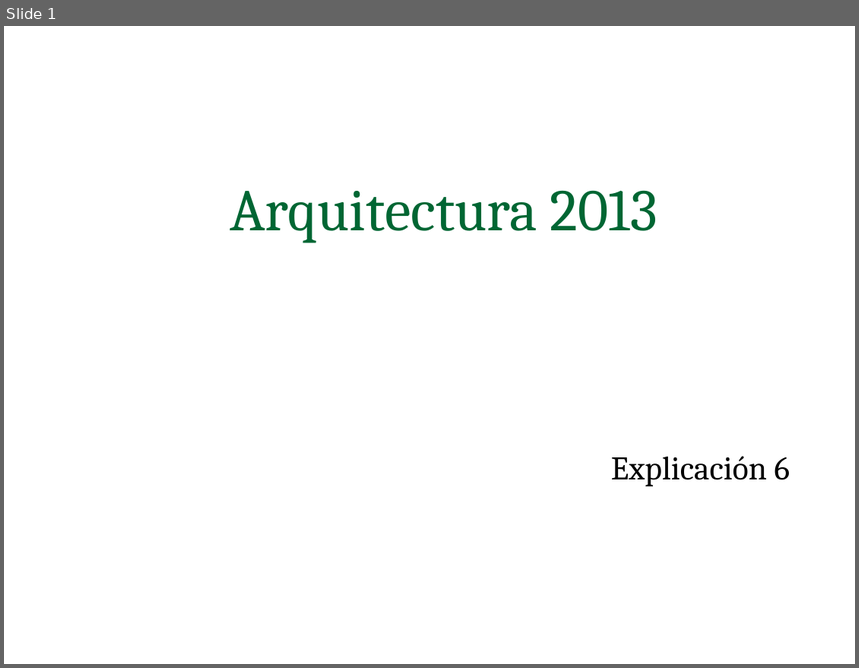
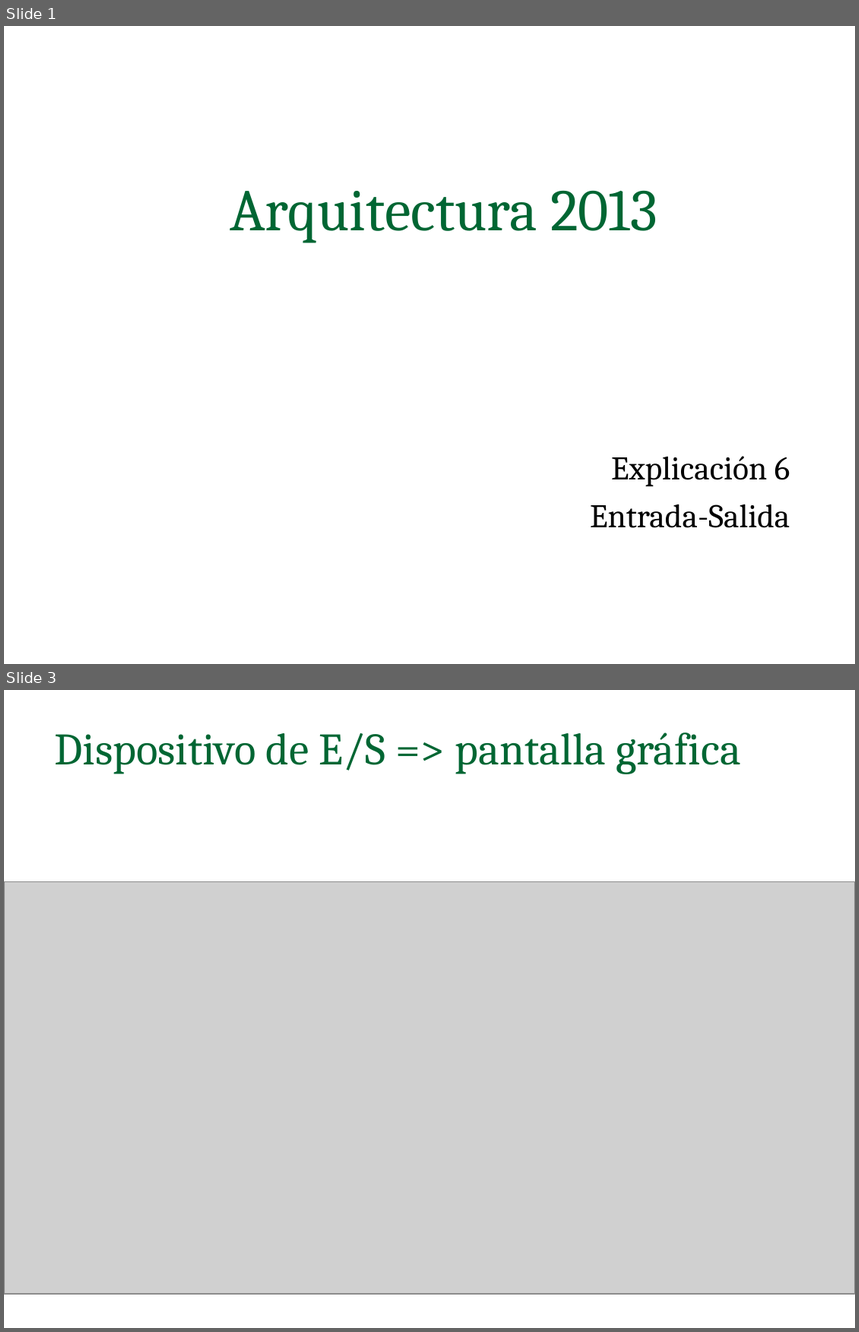
Before and after one commit to facundoq/facundoq.github.io, a slide deck: unlp/arq/clases/clase6.ppt. Shown one above the other, each under a label of ours: slide 1 before the commit, slides 1 and 3 after it; the slides between them are not shown. The pictures are 859x668 and 859x1332 pixels, drawn with LibreOffice and Linux fonts; fonts in the diff are those of the drawing; grey boxes stand for pictures. Boxes give left, top, right and bottom in pixels: in the first picture for what was removed or moved away, otherwise in the second. Text is boxed around its words. In the diff, an @@ line names an element or a change of style, - is before the commit and + after.

```diff
--- a/unlp/arq/clases/clase6.ppt
+++ b/unlp/arq/clases/clase6.ppt
@@ slide 3 added at [4,690,855,1328], background #FFFFFF @@
@@ text added at [55,733,741,774], 38 pt, text #006633 @@
+Dispositivo de E/S => pantalla gráfica
@@ picture added at [4,882,855,1294] @@
@@ slide 1 changed as well @@
@@ text at [590,504,790,528]: paragraph added @@
+Entrada-Salida
```
Also in this commit, not shown: 8 other slides changed, 4 other slides added, 2 slides removed.
